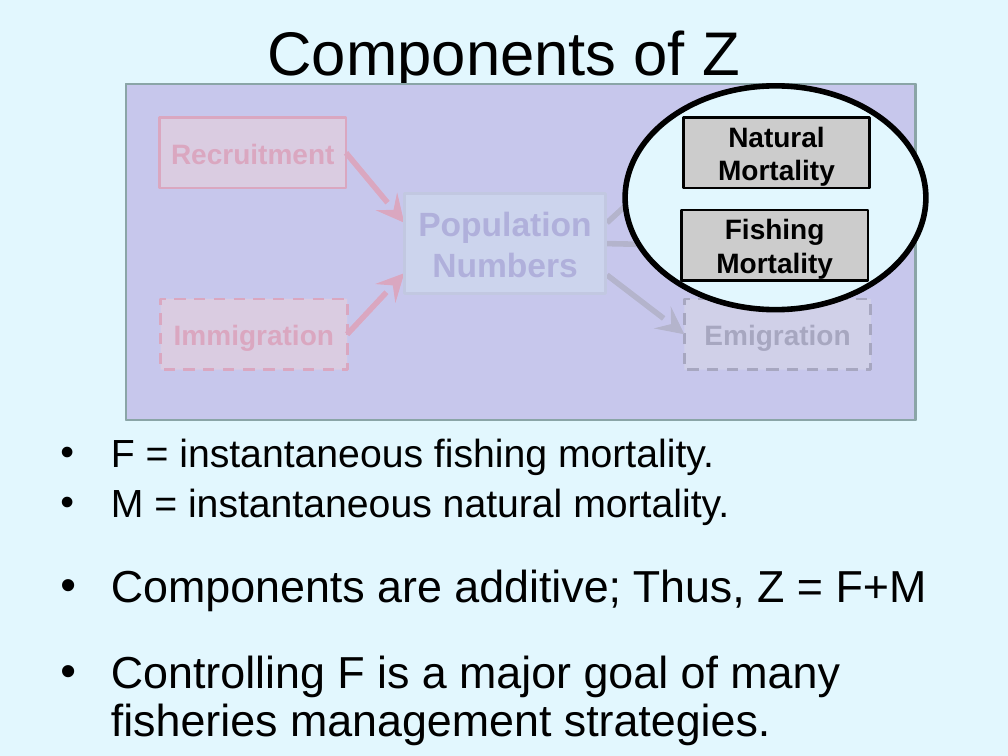
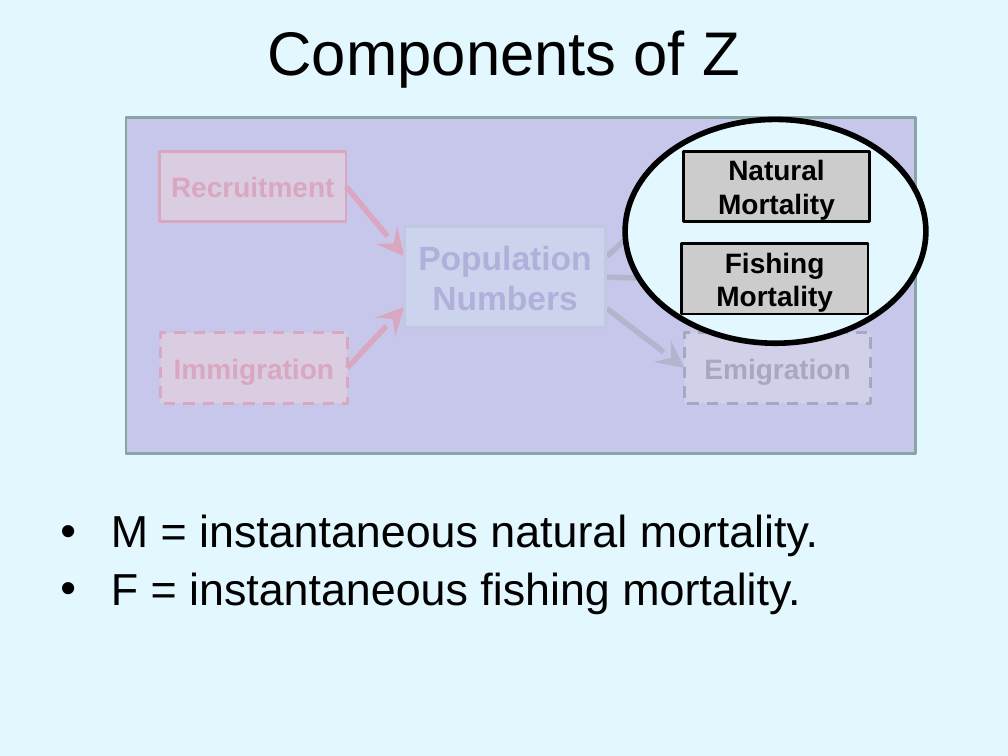
Before and after one commit to droglenc/NCNRS349, a slide deck: slide 1 of modules/Mortality/PPT_Components.pptx. Drawn at 1008x756 pixels with LibreOffice and Linux fonts; fonts in the diff are those of the drawing; background and template pictures are left out. Boxes give left, top, right and bottom in pixels: in the first picture for what was removed or moved away, otherwise in the second. Text is boxed around its words. In the diff, an @@ line names an element or a change of style, - is before the commit and + after.

Commit message:
Updated Mortality Components PPT

```diff
--- a/modules/Mortality/PPT_Components.pptx
+++ b/modules/Mortality/PPT_Components.pptx
@@ 8 rectangles, 5 arrows, 1 ellipse: place and size @@
-8 rectangles, 5 arrows, 1 ellipse at (126,84,925,419)
+8 rectangles, 5 arrows, 1 ellipse at (126,118,925,454)
@@ text "M = instantaneous natural mortality.": place and size @@
-text "M = instantaneous natural mortality." at (111,438,927,745)
+text "M = instantaneous natural mortality." at (111,514,818,614)
@@ text at (111,488,927,745): paragraphs removed @@
-  • M = instantaneous natural mortality.
-• Components are additive; Thus, Z = F+M
-• Controlling F is a major goal of many fisheries management strategies.
@@ text at (111,514,818,556): paragraph added @@
+  • M = instantaneous natural mortality.
@@ text at (111,572,800,614): size 28 to 32 pt in "F = instantaneous fishing mortality." @@
```
Also in this commit, not shown: 3 other slides changed, 3 slides added, 1 other file.
